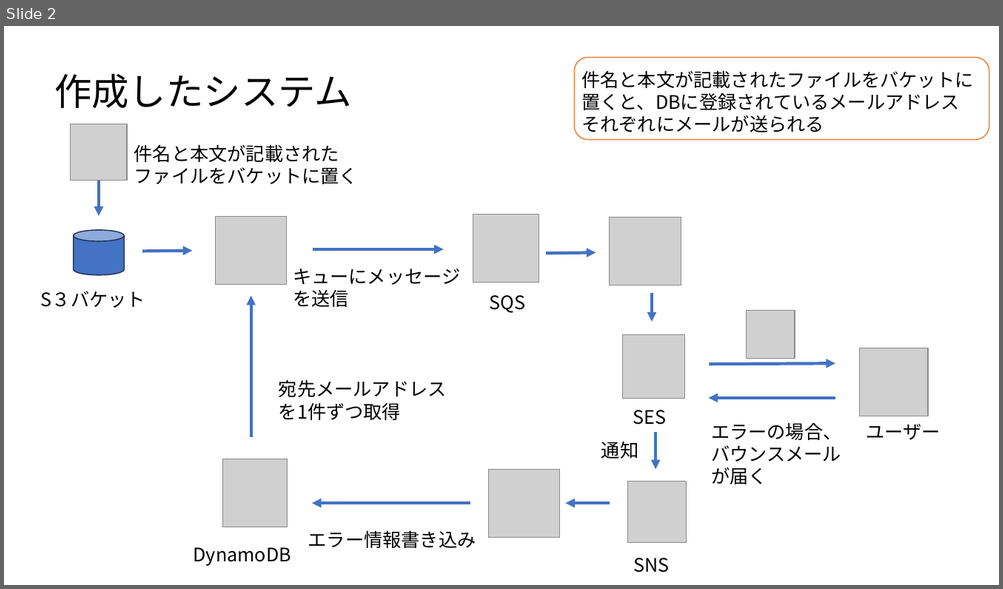
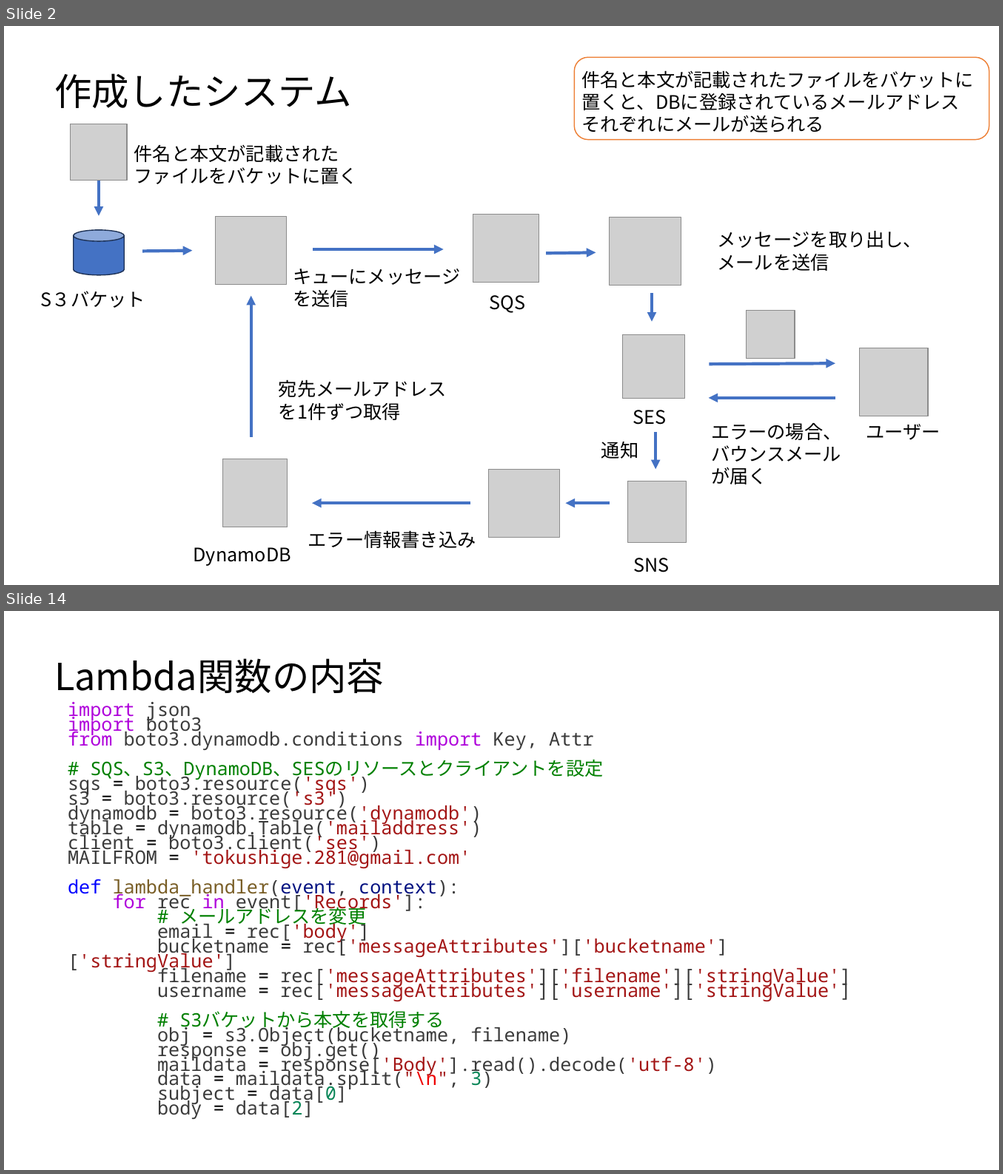
Before and after one commit to TokushigeJunya/test, a slide deck: AWSLambdaサーバレスシステム開発2.pptx. Shown one above the other, each under a label of ours: slide 2 before the commit, slides 2 and 14 after it; the slides between them are not shown. The pictures are 1003x589 and 1003x1174 pixels, drawn with LibreOffice and Linux fonts; fonts in the diff are those of the drawing; grey boxes stand for pictures. Boxes give left, top, right and bottom in pixels: in the first picture for what was removed or moved away, otherwise in the second. Text is boxed around its words. In the diff, an @@ line names an element or a change of style, - is before the commit and + after.

```diff
--- a/AWSLambdaサーバレスシステム開発2.pptx
+++ b/AWSLambdaサーバレスシステム開発2.pptx
@@ slide 14 added at [4,611,999,1170], background #FFFFFF @@
@@ text added at [54,658,384,693], 36 pt, text #000000 @@
+Lambda関数の内容
@@ text added at [68,702,851,1119], 18 pt, text #3B3B3B @@
+import json
+import boto3
+from boto3.dynamodb.conditions import Key, Attr
+# SQS、S3、DynamoDB、SESのリソースとクライアントを設定
+sqs = boto3.resource('sqs')
+s3 = boto3.resource('s3')
+dynamodb = boto3.resource('dynamodb')
+table = dynamodb.Table('mailaddress')
+client = boto3.client('ses')
+MAILFROM = 'tokushige.281@gmail.com'
+def lambda_handler(event, context):
+for rec in event['Records']:
+# メールアドレスを変更
+email = rec['body']
+bucketname = rec['messageAttributes']['bucketname']['stringValue']
+filename = rec['messageAttributes']['filename']['stringValue']
+username = rec['messageAttributes']['username']['stringValue']
+# S3バケットから本文を取得する
+obj = s3.Object(bucketname, filename)
+response = obj.get()
+maildata = response['Body'].read().decode('utf-8')
+data = maildata.split("\n", 3)
+subject = data[0]
+body = data[2]
@@ slide 2 changed as well @@
@@ text added at [717,231,922,271], 18 pt, text #000000 @@
+メッセージを取り出し、メールを送信
```
Also in this commit, not shown: 16 other slides added.
